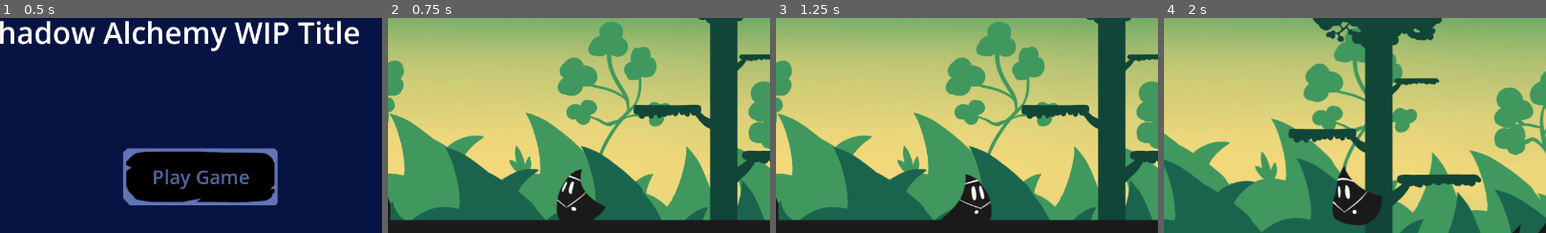
Above: before the commit, frames 1-4 (left to right).
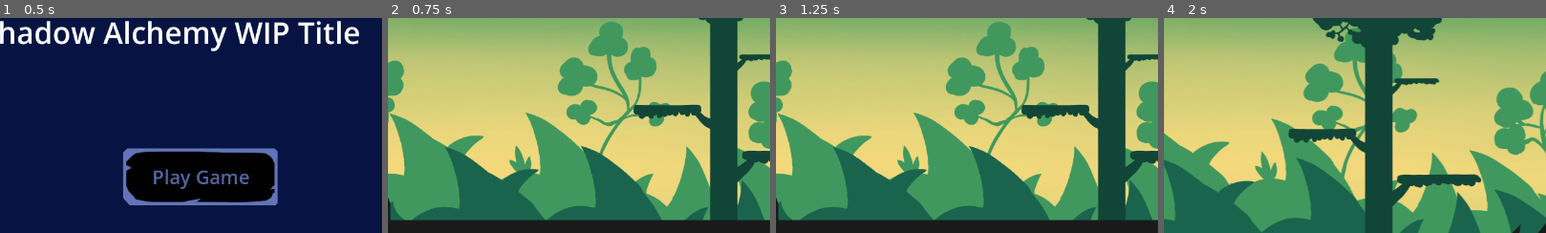
Above: after the commit, the same moments.

Repository: NicholasFlood2000/PirateSoftwareShadowAlchemy
Game: Godot game, scene res://Scenes/MainMenu.tscn
Two runs of this game, one before a commit and one after it. Both use one fixed random seed, a clock stepped at 60 frames per second and the inputs below.
Inputs:
- Up to frame 1 (0.5 s): no input
- Up to frame 2 (0.75 s): click "Play Game" at 0.5 s
- Up to frame 3 (1.25 s): no input
- Up to frame 4 (2 s): tap Enter at 1.25 s; hold D (MoveRight) from 1.28 s (still down); tap J (Interact) at 1.35 s; tap Space (Jump) at 1.52 s
The pictures show only the part of the screen within x 25-75%, y 9-59%; the shares and areas given below are measured in that part.

Frame 1 is identical in both runs. In frame 2, 1.8% of the frame differs, in the area x 44-57%, y 70-95%; in frame 3, 1.6%; in frame 4, 2.2%, in the area x 44-57%, y 68-97%.

Commit message:
Implemented the mole animation

Diff:
--- a/Scenes/player.tscn
+++ b/Scenes/player.tscn
@@ -1,7 +1,12 @@
-[gd_scene load_steps=35 format=3 uid="uid://5eyjl134dorw"]
+[gd_scene load_steps=43 format=3 uid="uid://5eyjl134dorw"]
 
 [ext_resource type="Script" path="res://Scripts/Player.gd" id="1_wk67q"]
 [ext_resource type="Texture2D" uid="uid://bsd72vhvg47n2" path="res://Assets/Graphics/playerchar.png" id="2_2ht03"]
+[ext_resource type="Texture2D" uid="uid://dnlljebu8bf6k" path="res://Assets/Graphics/Waterform_body.png" id="3_xq8qj"]
+[ext_resource type="Texture2D" uid="uid://dsnn07imbuk0d" path="res://Assets/Graphics/FinsSheet.png" id="4_8w0o1"]
+[ext_resource type="Texture2D" uid="uid://cj6d5pd13nrxk" path="res://Assets/Graphics/Waterform_fins.png" id="4_a02mj"]
+[ext_resource type="Texture2D" uid="uid://b62qvq4eqtqw0" path="res://Assets/Graphics/Earthform_body.png" id="6_fm8xj"]
+[ext_resource type="Texture2D" uid="uid://celwjgcmkn4jf" path="res://Assets/Graphics/Earthform_arm.png" id="7_smj2e"]
 
 [sub_resource type="RectangleShape2D" id="RectangleShape2D_chcsq"]
 size = Vector2(44, 76)
@@ -68,6 +73,42 @@
 "update": 1,
 "values": [true]
 }
+tracks/5/type = "value"
+tracks/5/imported = false
+tracks/5/enabled = true
+tracks/5/path = NodePath("sprite/mole_sprite/Arm1:position")
+tracks/5/interp = 1
+tracks/5/loop_wrap = true
+tracks/5/keys = {
+"times": PackedFloat32Array(0),
+"transitions": PackedFloat32Array(1),
+"update": 0,
+"values": [Vector2(31, 26)]
+}
+tracks/6/type = "value"
+tracks/6/imported = false
+tracks/6/enabled = true
+tracks/6/path = NodePath("sprite/mole_sprite/Arm2:position")
+tracks/6/interp = 1
+tracks/6/loop_wrap = true
+tracks/6/keys = {
+"times": PackedFloat32Array(0),
+"transitions": PackedFloat32Array(1),
+"update": 0,
+"values": [Vector2(-31, 26)]
+}
+tracks/7/type = "value"
+tracks/7/imported = false
+tracks/7/enabled = true
+tracks/7/path = NodePath("sprite/mole_sprite:visible")
+tracks/7/interp = 1
+tracks/7/loop_wrap = true
+tracks/7/keys = {
+"times": PackedFloat32Array(0),
+"transitions": PackedFloat32Array(1),
+"update": 1,
+"values": [false]
+}
 
 [sub_resource type="Animation" id="Animation_3ocei"]
 resource_name = "climbing"
@@ -119,6 +160,18 @@
 "update": 1,
 "values": [false]
 }
+tracks/4/type = "value"
+tracks/4/imported = false
+tracks/4/enabled = true
+tracks/4/path = NodePath("sprite/mole_sprite:visible")
+tracks/4/interp = 1
+tracks/4/loop_wrap = true
+tracks/4/keys = {
+"times": PackedFloat32Array(0),
+"transitions": PackedFloat32Array(1),
+"update": 1,
+"values": [false]
+}
 
 [sub_resource type="Animation" id="Animation_gx30m"]
 resource_name = "climbing_idle"
@@ -170,6 +223,18 @@
 "update": 1,
 "values": [false]
 }
+tracks/4/type = "value"
+tracks/4/imported = false
+tracks/4/enabled = true
+tracks/4/path = NodePath("sprite/mole_sprite:visible")
+tracks/4/interp = 1
+tracks/4/loop_wrap = true
+tracks/4/keys = {
+"times": PackedFloat32Array(0),
+"transitions": PackedFloat32Array(1),
+"update": 1,
+"values": [false]
+}
 
 [sub_resource type="Animation" id="Animation_7cwi4"]
 resource_name = "fall"
@@ -222,6 +287,18 @@
 "update": 0,
 "values": [Vector2(1, 1)]
 }
+tracks/4/type = "value"
+tracks/4/imported = false
+tracks/4/enabled = true
+tracks/4/path = NodePath("sprite/mole_sprite:visible")
+tracks/4/interp = 1
+tracks/4/loop_wrap = true
+tracks/4/keys = {
+"times": PackedFloat32Array(0),
+"transitions": PackedFloat32Array(1),
+"update": 1,
+"values": [false]
+}
 
 [sub_resource type="Animation" id="Animation_o2tiu"]
 resource_name = "idle"
@@ -285,6 +362,18 @@
 "update": 1,
 "values": [false]
 }
+tracks/5/type = "value"
+tracks/5/imported = false
+tracks/5/enabled = true
+tracks/5/path = NodePath("sprite/mole_sprite:visible")
+tracks/5/interp = 1
+tracks/5/loop_wrap = true
+tracks/5/keys = {
+"times": PackedFloat32Array(0),
+"transitions": PackedFloat32Array(1),
+"update": 1,
+"values": [false]
+}
 
 [sub_resource type="Animation" id="Animation_d1fjj"]
 resource_name = "jump"
@@ -343,6 +432,18 @@
 tracks/4/interp = 1
 tracks/4/loop_wrap = true
 tracks/4/keys = {
+"times": PackedFloat32Array(0),
+"transitions": PackedFloat32Array(1),
+"update": 1,
+"values": [false]
+}
+tracks/5/type = "value"
+tracks/5/imported = false
+tracks/5/enabled = true
+tracks/5/path = NodePath("sprite/mole_sprite:visible")
+tracks/5/interp = 1
+tracks/5/loop_wrap = true
+tracks/5/keys = {
 "times": PackedFloat32Array(0),
 "transitions": PackedFloat32Array(1),
 "update": 1,
@@ -413,6 +514,18 @@
 "update": 1,
 "values": [true, false]
 }
+tracks/5/type = "value"
+tracks/5/imported = false
+tracks/5/enabled = true
+tracks/5/path = NodePath("sprite/mole_sprite:visible")
+tracks/5/interp = 1
+tracks/5/loop_wrap = true
+tracks/5/keys = {
+"times": PackedFloat32Array(0),
+"transitions": PackedFloat32Array(1),
+"update": 1,
+"values": [false]
+}
 
 [sub_resource type="Animation" id="Animation_b7g7h"]
 resource_name = "walk"
@@ -479,6 +592,114 @@
 "update": 1,
 "values": [false]
 }
+tracks/5/type = "value"
+tracks/5/imported = false
+tracks/5/enabled = true
+tracks/5/path = NodePath("sprite/mole_sprite:visible")
+tracks/5/interp = 1
+tracks/5/loop_wrap = true
+tracks/5/keys = {
+"times": PackedFloat32Array(0),
+"transitions": PackedFloat32Array(1),
+"update": 1,
+"values": [false]
+}
+
+[sub_resource type="Animation" id="Animation_bquhx"]
+resource_name = "fish_idle"
+tracks/0/type = "value"
+tracks/0/imported = false
+tracks/0/enabled = true
+tracks/0/path = NodePath("sprite/mole_sprite:visible")
+tracks/0/interp = 1
+tracks/0/loop_wrap = true
+tracks/0/keys = {
+"times": PackedFloat32Array(0),
+"transitions": PackedFloat32Array(1),
+"update": 1,
+"values": [false]
+}
+
+[sub_resource type="Animation" id="Animation_gbbbx"]
+resource_name = "mole_idle"
+tracks/0/type = "value"
+tracks/0/imported = false
+tracks/0/enabled = true
+tracks/0/path = NodePath("sprite/mole_sprite/Arm1:position")
+tracks/0/interp = 1
+tracks/0/loop_wrap = true
+tracks/0/keys = {
+"times": PackedFloat32Array(0),
+"transitions": PackedFloat32Array(1),
+"update": 0,
+"values": [Vector2(31, 26)]
+}
+tracks/1/type = "value"
+tracks/1/imported = false
+tracks/1/enabled = true
+tracks/1/path = NodePath("sprite/mole_sprite/Arm2:position")
+tracks/1/interp = 1
+tracks/1/loop_wrap = true
+tracks/1/keys = {
+"times": PackedFloat32Array(0),
+"transitions": PackedFloat32Array(1),
+"update": 0,
+"values": [Vector2(-31, 26)]
+}
+tracks/2/type = "value"
+tracks/2/imported = false
+tracks/2/enabled = true
+tracks/2/path = NodePath("sprite/mole_sprite:visible")
+tracks/2/interp = 1
+tracks/2/loop_wrap = true
+tracks/2/keys = {
+"times": PackedFloat32Array(0),
+"transitions": PackedFloat32Array(1),
+"update": 1,
+"values": [true]
+}
+
+[sub_resource type="Animation" id="Animation_ig1ja"]
+resource_name = "mole_moving"
+length = 0.38
+loop_mode = 1
+step = 0.01
+tracks/0/type = "value"
+tracks/0/imported = false
+tracks/0/enabled = true
+tracks/0/path = NodePath("sprite/mole_sprite/Arm1:position")
+tracks/0/interp = 1
+tracks/0/loop_wrap = true
+tracks/0/keys = {
+"times": PackedFloat32Array(0, 0.08, 0.1, 0.18, 0.28, 0.3, 1),
+"transitions": PackedFloat32Array(1, 0.5, 2, 1, 0.5, 2, 1),
+"update": 0,
+"values": [Vector2(31, 26), Vector2(34, 34), Vector2(34, 34), Vector2(31, 26), Vector2(29, 14), Vector2(29, 14), Vector2(31, 26)]
+}
+tracks/1/type = "value"
+tracks/1/imported = false
+tracks/1/enabled = true
+tracks/1/path = NodePath("sprite/mole_sprite/Arm2:position")
+tracks/1/interp = 1
+tracks/1/loop_wrap = true
+tracks/1/keys = {
+"times": PackedFloat32Array(0, 0.08, 0.1, 0.18, 0.28, 0.3),
+"transitions": PackedFloat32Array(1, 0.5, 2, 1, 0.5, 2),
+"update": 0,
+"values": [Vector2(-31, 26), Vector2(-29, 14), Vector2(-29, 14), Vector2(-31, 26), Vector2(-34, 34), Vector2(-34, 34)]
+}
+tracks/2/type = "value"
+tracks/2/imported = false
+tracks/2/enabled = true
+tracks/2/path = NodePath("sprite/mole_sprite:visible")
+tracks/2/interp = 1
+tracks/2/loop_wrap = true
+tracks/2/keys = {
+"times": PackedFloat32Array(0),
+"transitions": PackedFloat32Array(1),
+"update": 1,
+"values": [true]
+}
 
 [sub_resource type="AnimationLibrary" id="AnimationLibrary_3y805"]
 _data = {
@@ -486,8 +707,11 @@
 "climbing": SubResource("Animation_3ocei"),
 "climbing_idle": SubResource("Animation_gx30m"),
 "fall": SubResource("Animation_7cwi4"),
+"fish_idle": SubResource("Animation_bquhx"),
 "idle": SubResource("Animation_o2tiu"),
 "jump": SubResource("Animation_d1fjj"),
+"mole_idle": SubResource("Animation_gbbbx"),
+"mole_moving": SubResource("Animation_ig1ja"),
 "turn_around": SubResource("Animation_dq5bj"),
 "walk": SubResource("Animation_b7g7h")
 }
@@ -587,19 +811,45 @@
 [node name="sprite" type="Node2D" parent="."]
 
 [node name="player_sprite" type="Sprite2D" parent="sprite"]
+visible = false
 texture = ExtResource("2_2ht03")
 flip_h = true
 hframes = 9
 
+[node name="fish_sprite" type="Sprite2D" parent="sprite"]
+visible = false
+texture = ExtResource("3_xq8qj")
+
+[node name="FinsSheet" type="Sprite2D" parent="sprite/fish_sprite"]
+texture = ExtResource("4_8w0o1")
+hframes = 3
+
+[node name="WaterformFins" type="Sprite2D" parent="sprite/fish_sprite"]
+z_index = -1
+texture = ExtResource("4_a02mj")
+
+[node name="mole_sprite" type="Sprite2D" parent="sprite"]
+visible = false
+texture = ExtResource("6_fm8xj")
+
+[node name="Arm1" type="Sprite2D" parent="sprite/mole_sprite"]
+z_index = -1
+position = Vector2(31, 26)
+texture = ExtResource("7_smj2e")
+
+[node name="Arm2" type="Sprite2D" parent="sprite/mole_sprite"]
+z_index = -1
+position = Vector2(-31, 26)
+texture = ExtResource("7_smj2e")
+flip_h = true
+
 [node name="AnimationPlayer" type="AnimationPlayer" parent="."]
 libraries = {
 "": SubResource("AnimationLibrary_3y805")
 }
 
 [node name="AnimationTree" type="AnimationTree" parent="."]
-libraries = {
-"": SubResource("AnimationLibrary_3y805")
-}
+active = false
 tree_root = SubResource("AnimationNodeStateMachine_o2k5k")
 anim_player = NodePath("../AnimationPlayer")
 
Binary file added: Assets/Graphics/Earthform_arm.png
Not shown, added: Assets/Graphics/Earthform_arm.png.import
Binary file added: Assets/Graphics/Earthform_body.png
Not shown, added: Assets/Graphics/Earthform_body.png.import
Binary file added: Assets/Graphics/FinsSheet.png
Not shown, added: Assets/Graphics/FinsSheet.png.import
Binary file added: Assets/Graphics/Waterform_body.png
Not shown, added: Assets/Graphics/Waterform_body.png.import
Binary file added: Assets/Graphics/Waterform_fins.png
Not shown, added: Assets/Graphics/Waterform_fins.png.import
